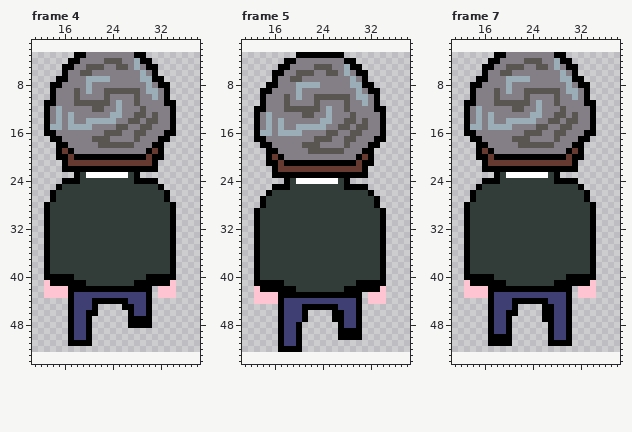
Pixel-art file: res/img/entities/Player_Anim.ase. That is the earlier state.
50x50 pixels, 20 frames. Shown: frame 4: x 11..38, y 1..54; frame 5: x 11..38, y 1..54; frame 7: x 11..38, y 1..54. The old version is drawn lined up with the new one, on the new canvas. The commit also changed other frames, which this record leaves out.
The same view after the edit:
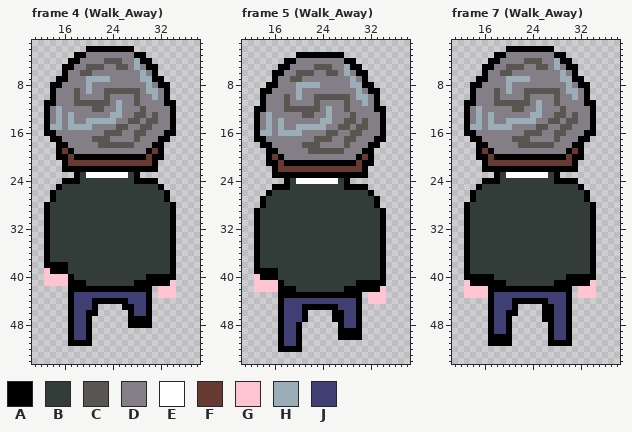
Palette (. is transparent): A #000000  B #323c39  C #595652  D #847e87  E #ffffff  F #663931  G #ffc4d1  H #9badb7  J #3f3f74
What changed:
canvas 50x50 -> 50x55, the old top-left corner now at 0,3
Changed rows in their new state; - is an unchanged pixel.
Frame 4 (Walk_Away):
first column x 20:
 2 AAAAAAAA
first column x 13:
38 -AAA
39 GAAA
40 GGGG
41 -GGG
42 ....
43 ....
Frame 5 (Walk_Away):
first column x 13:
39 -AAA
40 GAAA
41 GGGG
42 -GGG
43 ....
44 ....
Frame 7 (Walk_Away):
first column x 20:
 2 AAAAAAAA
